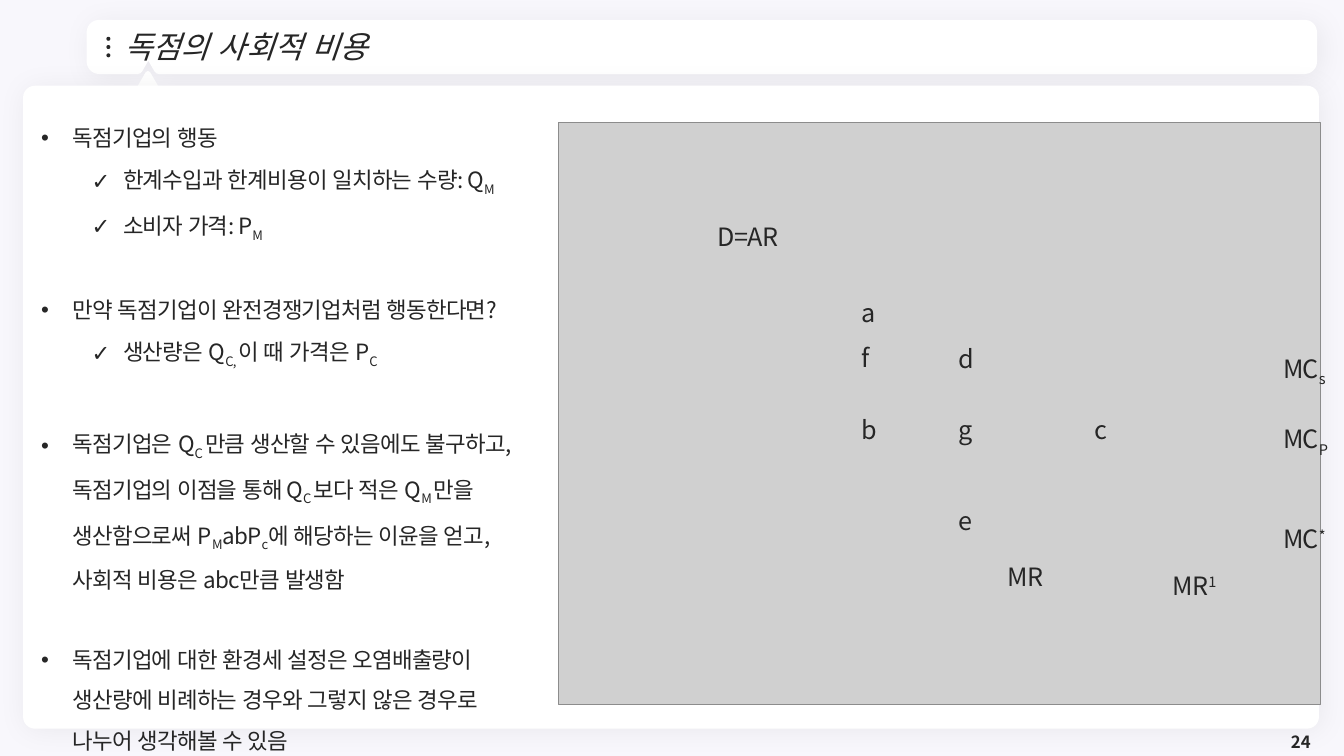
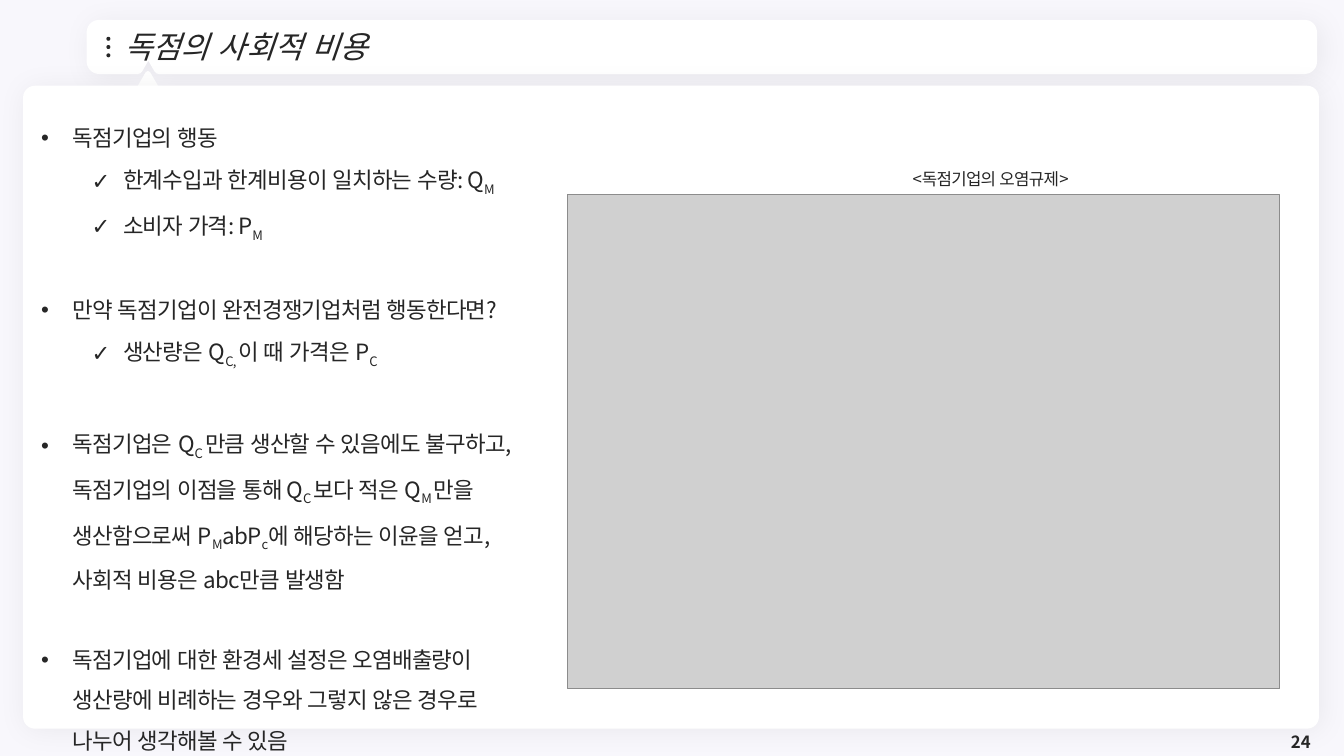
Before and after one commit to meandthey/Teaching, a slide deck: slide 24 of 환경경제학/2026-1/환경경제학_Chapter_07 (Section2부터).pptx. Drawn at 1344x756 pixels with LibreOffice and Linux fonts; fonts in the diff are those of the drawing; grey boxes stand for pictures; background and template pictures are left out. Boxes give left, top, right and bottom in pixels: in the first picture for what was removed or moved away, otherwise in the second. Text is boxed around its words. In the diff, an @@ line names an element or a change of style, - is before the commit and + after.

```diff
--- a/환경경제학/2026-1/환경경제학_Chapter_07 (Section2부터).pptx
+++ b/환경경제학/2026-1/환경경제학_Chapter_07 (Section2부터).pptx
@@ text added at box(913, 171, 1068, 187), 12 pt, text #262626 @@
+<독점기업의 오염규제>
@@ picture: place and size @@
-picture at box(559, 122, 1321, 705)
+picture at box(568, 195, 1280, 689)
@@ group removed at box(718, 227, 1344, 602): 13 texts @@
-a
-b
-g
-f
-d
-c
-e
-MCs
-MCP
-MC*
-MR1
-MR
-D=AR
```
Also in this commit, not shown: 9 other slides changed, 3 other files.
